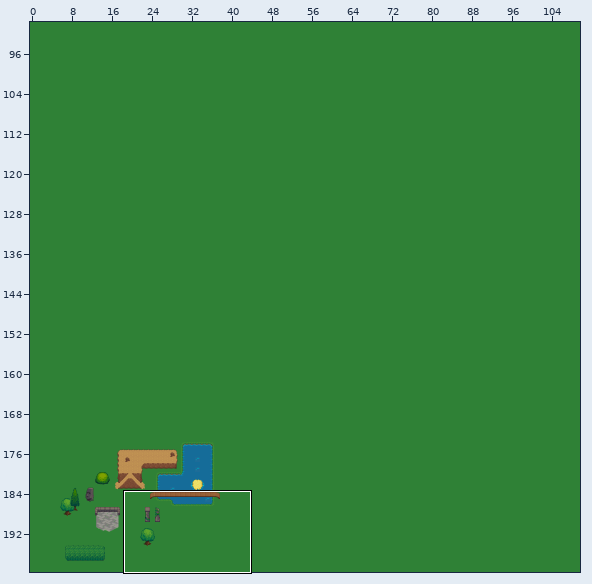
An edit to a level. Tiled map, core/assets/experiment/test-map.tmx. The picture above shows the old version from afar; the outline marks the close-up.
Close-up. The starting point:
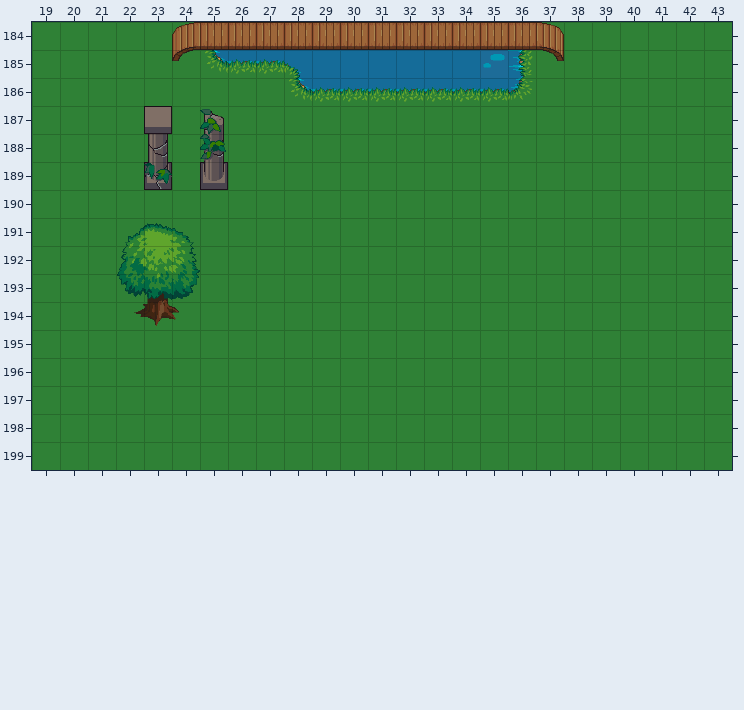
Cells are 32x32 px. Shown: x 19..43, y 184..199. The commit also changed other parts of the map, which this record leaves out.
New version:
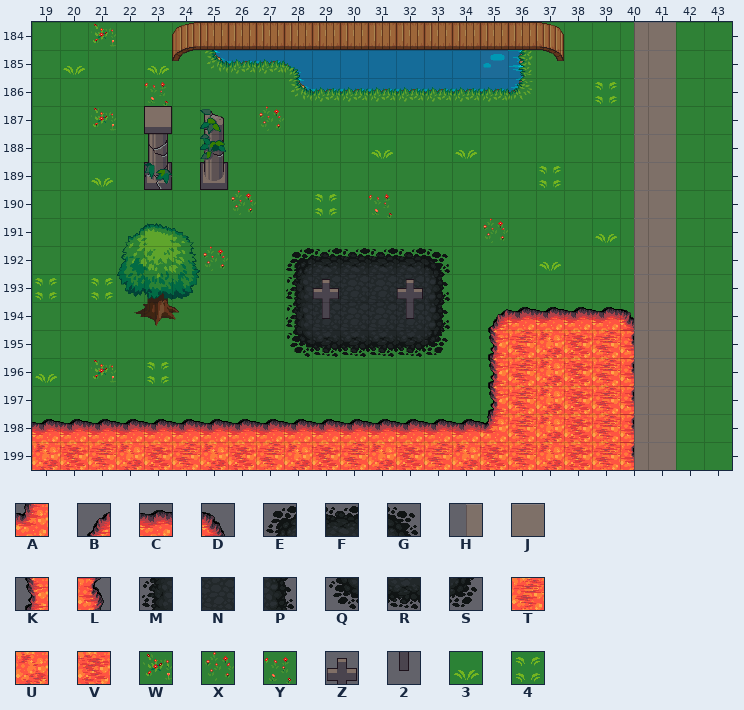
Key: from "terrain_atlas": A 241, B 271, C 272, D 273, E 274, F 275, G 276, H 280, J 281, K 303, L 305, M 306, N 307, P 308, Q 338, R 339, S 340, T 367, U 368, V 369, W 373, X 374, Y 375, Z 687, 2 719, 3 801, 4 802.
_ is an empty cell.
The edit:
Layer "groundLayer2":
y 194: x 35..40 ______ -> BCCCCD
y 195..197: x 35..40 ______ -> KTUVTL
y 198: x 19..40 ______________________ -> CCCCCCCCCCCCCCCCATUVTL
y 199: x 19..40 ______________________ -> UVTUVTUVTUVTUVTUVTUVTL
Layer "backgroundLayer1":
y 184..191: x 40..41 __ -> HJ
y 192: x 28..33 ______ -> EFFFFG; x 40..41 __ -> HJ
y 193..194: x 28..33 ______ -> MNNNNP; x 40..41 __ -> HJ
y 195: x 28..33 ______ -> QRRRRS; x 40..41 __ -> HJ
y 196..199: x 40..41 __ -> HJ
Layer "backgroundLayer2":
y 184: x 21 _ -> W
y 185: x 20 _ -> 3; x 23 _ -> 3
y 186: x 23 _ -> Y; x 39 _ -> 4
y 187: x 21 _ -> W; x 27 _ -> X
y 188: x 31 _ -> 3; x 34 _ -> 3
y 189: x 21 _ -> 3; x 37 _ -> 4
y 190: x 26 _ -> X; x 29 _ -> 4; x 31 _ -> Y
y 191: x 35 _ -> X; x 39 _ -> 3
y 192: x 25 _ -> X; x 37 _ -> 3
y 193: x 19 _ -> 4; x 21 _ -> 4; x 29 _ -> Z; x 32 _ -> Z
y 194: x 29 _ -> 2; x 32 _ -> 2
y 196: x 19 _ -> 3; x 21 _ -> W; x 23 _ -> 4
Boxes around the changes in both close-ups, in picture pixels (x1, y1, x2, y2):
added: (32, 22, 676, 470)
